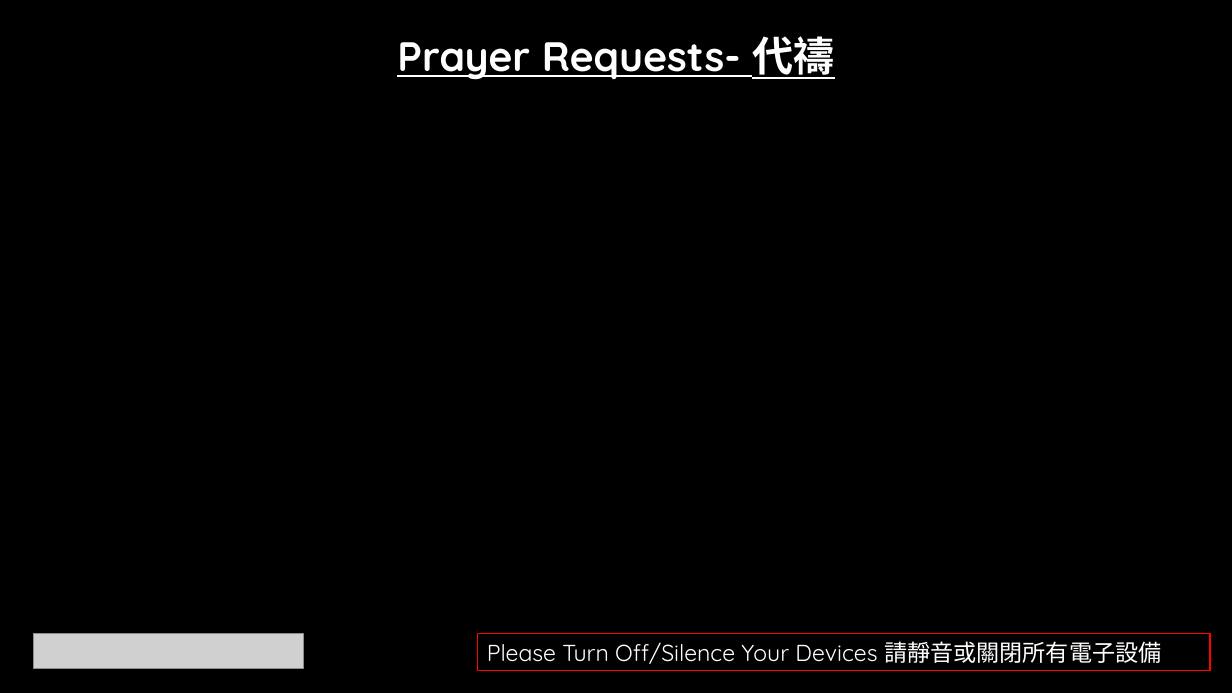
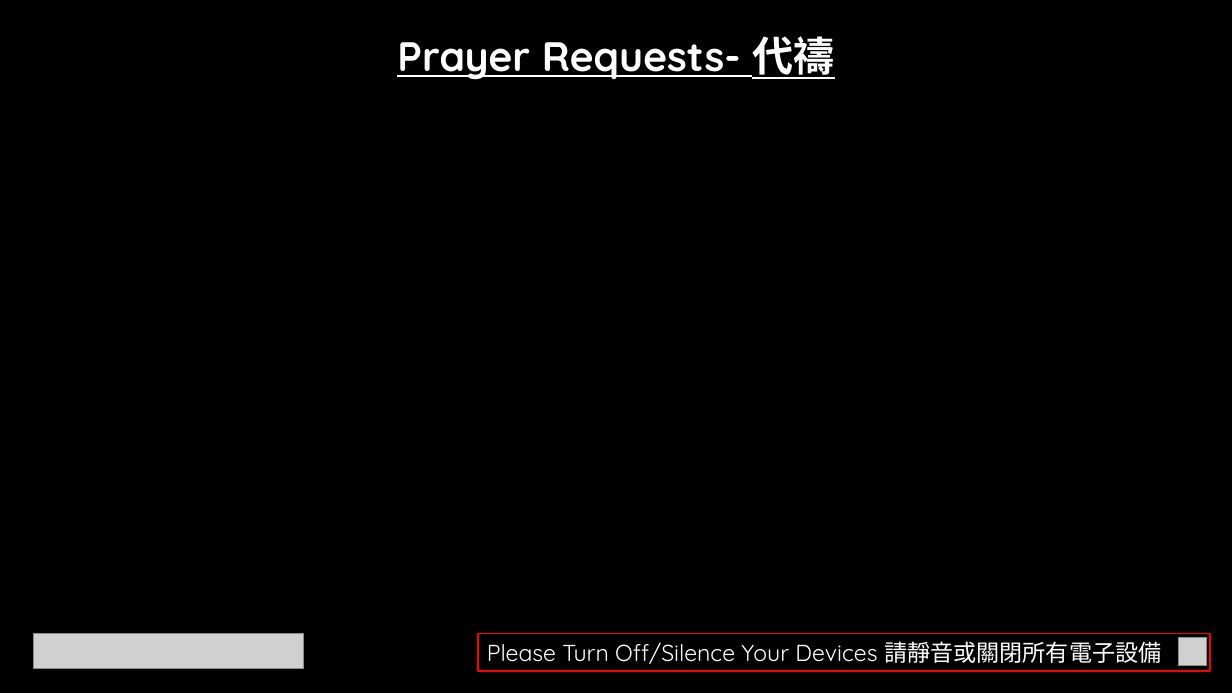
Before and after one commit to calebchanwy/tjc-powerpoint, a slide deck: slide 3 of TJCPowerPoint/Resources/ServiceWidescreen.pptx. Drawn at 1232x693 pixels with LibreOffice and Linux fonts; fonts in the diff are those of the drawing; grey boxes stand for pictures. Boxes give left, top, right and bottom in pixels: in the first picture for what was removed or moved away, otherwise in the second. Text is boxed around its words. In the diff, an @@ line names an element or a change of style, - is before the commit and + after.

```diff
--- a/TJCPowerPoint/Resources/ServiceWidescreen.pptx
+++ b/TJCPowerPoint/Resources/ServiceWidescreen.pptx
@@ rectangle "Please Turn Off/Silence Your Devices ..." at (478, 634, 1211, 671): outline #FF0000 1 pt to #FF0000 1.5 pt @@
@@ picture added at (1178, 638, 1207, 666) @@
```
Also in this commit, not shown: 5 other slides changed, 1 slide added, 31 other files.
